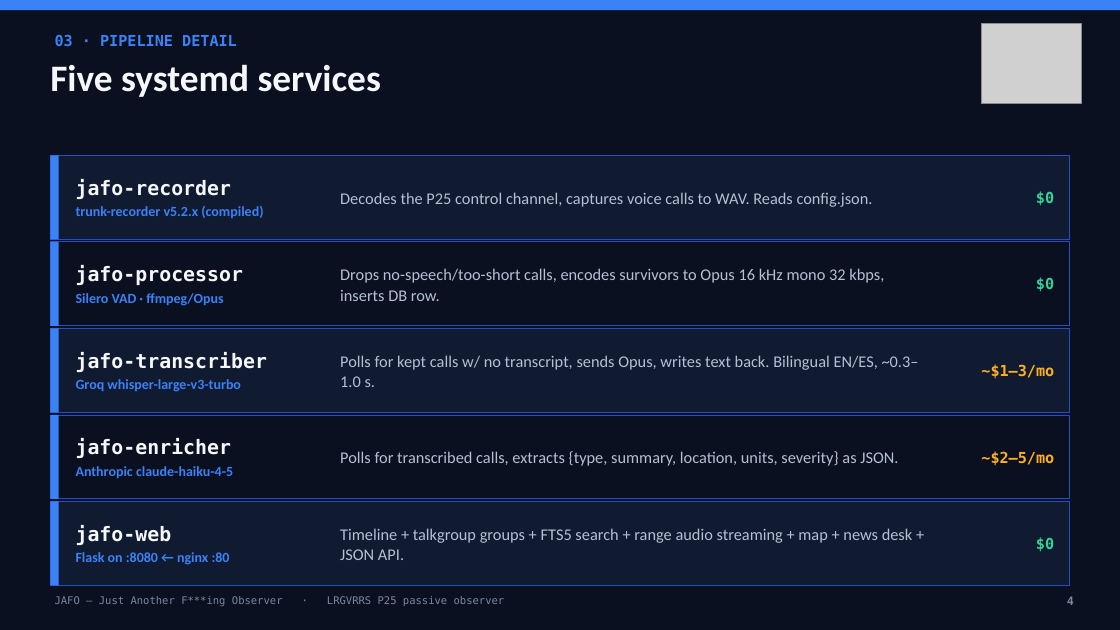
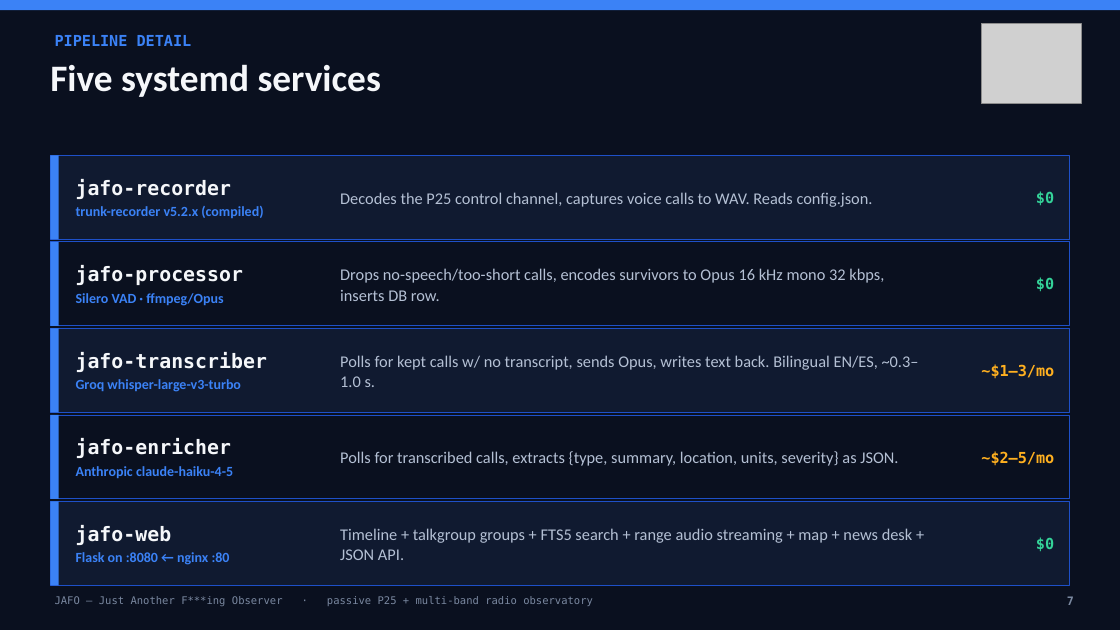
Before and after one commit to Drew-CodeRGV/jafo, a slide deck: slide 7 of jafo-overview.pptx (slide 4 before the commit). Drawn at 1120x630 pixels with LibreOffice and Linux fonts; fonts in the diff are those of the drawing; grey boxes stand for pictures. Boxes give left, top, right and bottom in pixels: in the first picture for what was removed or moved away, otherwise in the second. Text is boxed around its words. In the diff, an @@ line names an element or a change of style, - is before the commit and + after.

```diff
--- a/jafo-overview.pptx
+++ b/jafo-overview.pptx
@@ text at (55,35,192,46): text changed @@
-03 · PIPELINE DETAIL
+PIPELINE DETAIL
@@ text at (55,596,593,606): text changed @@
-JAFO — Just Another F***ing Observer · LRGVRRS P25 passive observer
+JAFO — Just Another F***ing Observer · passive P25 + multi-band radio observatory
@@ text at (1067,596,1074,605): text changed @@
-4
+7
```
Also in this commit, not shown: 5 other slides changed, 10 slides added, 1 slide removed, 2 other files.
